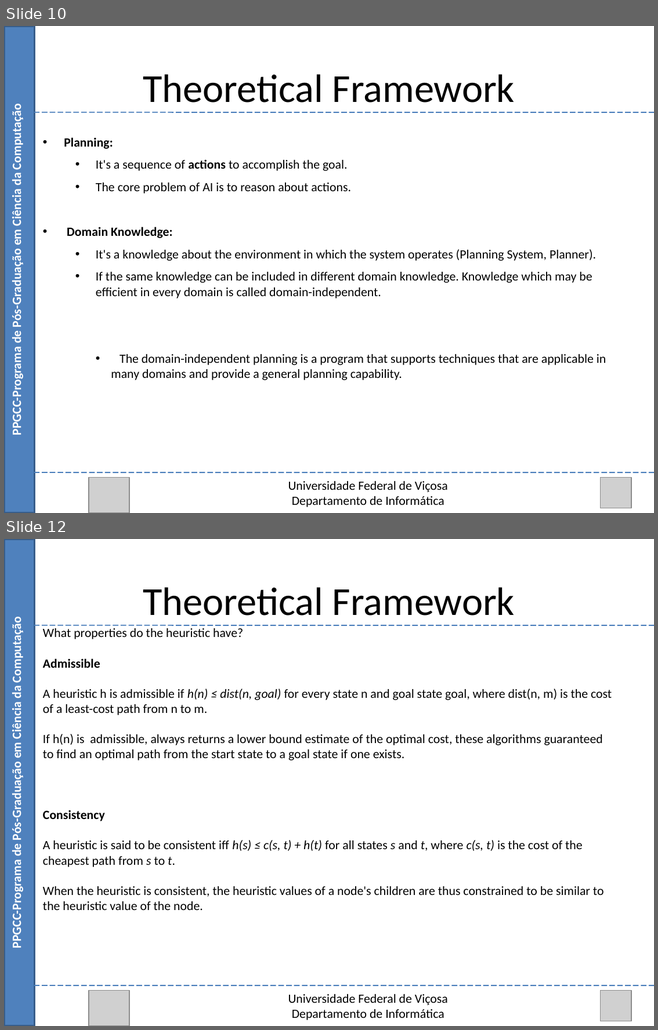
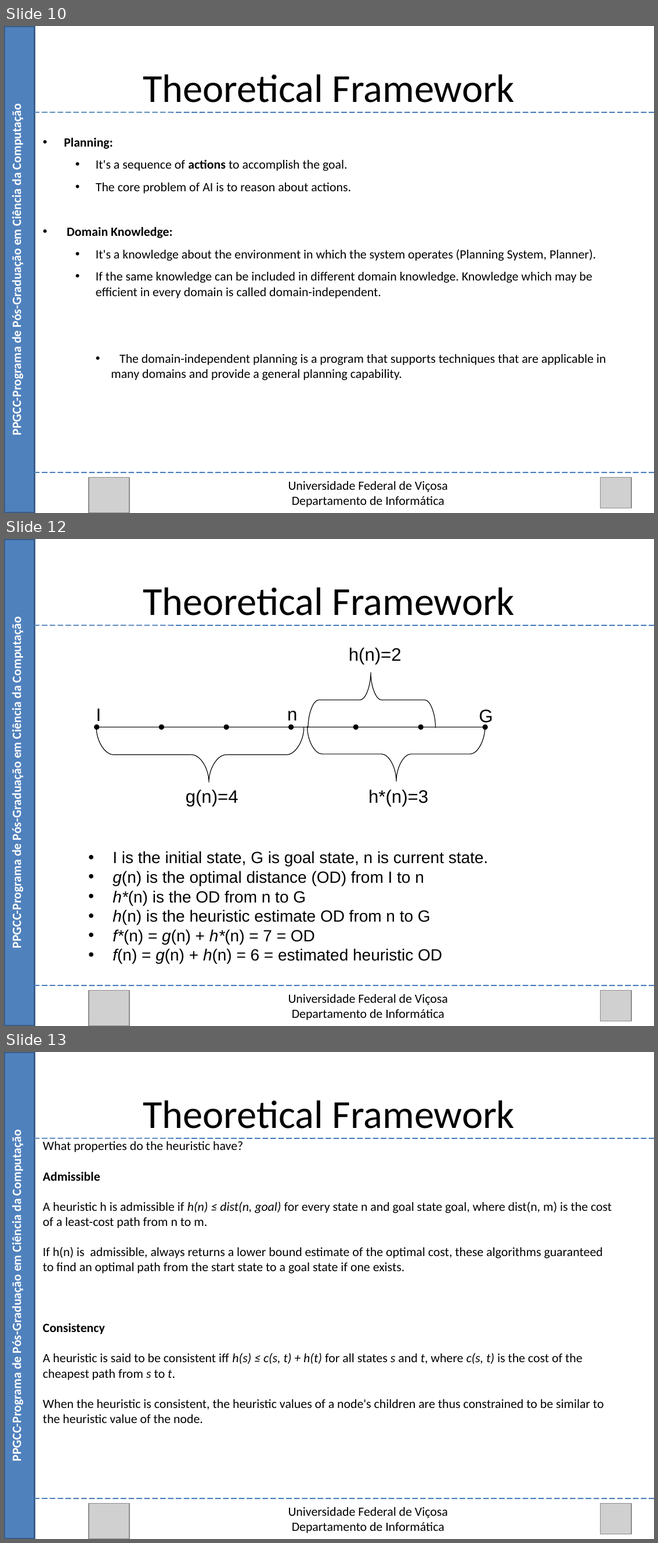
Before and after one commit to Marvinsky/research-marvin, a slide deck: latex/odp/selection heuristics.odp. Shown one above the other, each under a label of ours: slides 10 and 12 before the commit, slides 10, 12 and 13 after it; the slides between them are not shown. The pictures are 658x1030 and 658x1543 pixels, drawn with LibreOffice and Linux fonts; fonts in the diff are those of the drawing; grey boxes stand for pictures. Boxes give left, top, right and bottom in pixels: in the first picture for what was removed or moved away, otherwise in the second. Text is boxed around its words. In the diff, an @@ line names an element or a change of style, - is before the commit and + after.

```diff
--- a/latex/odp/selection heuristics.odp
+++ b/latex/odp/selection heuristics.odp
@@ slide 12 added at [4, 539, 654, 1026], background #FFFFFF @@
@@ rectangle added at [4, 539, 35, 1026], fill #4F81BD, outline #385D8A 2.01 pt @@
@@ text added at [143, 587, 514, 616], 44 pt, text #000000 @@
+Theoretical Framework
@@ text added at [9, 624, 25, 946], 14 pt, text #FFFFFF, bold @@
+PPGCC-Programa de Pós-Graduação em Ciência da Computação
@@ line added from (35, 625) to (654, 625), #4A7EBB 1.25 pt @@
@@ group added at [96, 647, 492, 806]: 5 arrows, 5 texts, 3 freeform shapes, 1 double arrow @@
+I
+G
+g(n)=4 h*(n)=3
+h(n)=2
+n
@@ text added at [112, 851, 488, 964], 18 pt, text #000000 @@
+• I is the initial state, G is goal state, n is current state.
+• g(n) is the optimal distance (OD) from I to n
+• h*(n) is the OD from n to G
+• h(n) is the heuristic estimate OD from n to G
+• f*(n) = g(n) + h*(n) = 7 = OD
+• f(n) = g(n) + h(n) = 6 = estimated heuristic OD
@@ line added from (35, 986) to (654, 986), #4A7EBB 1.25 pt @@
@@ picture added at [89, 990, 129, 1026] @@
@@ picture added at [600, 990, 631, 1021] @@
@@ text added at [288, 994, 448, 1020], 14 pt, text #000000 @@
+Universidade Federal de Viçosa
+Departamento de Informática
@@ what was slide 12 is now slide 13 @@
```
Also in this commit, not shown: 1 slide changed, 2 other files.
